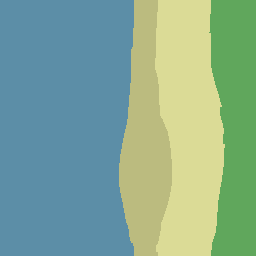
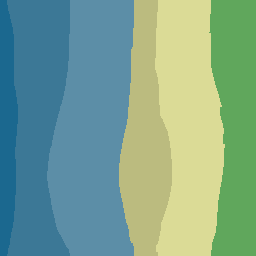
Two versions of the same layered image (256×256). Layer-by-layer changes:
painted on "Background" over [0, 0, 70, 256]
